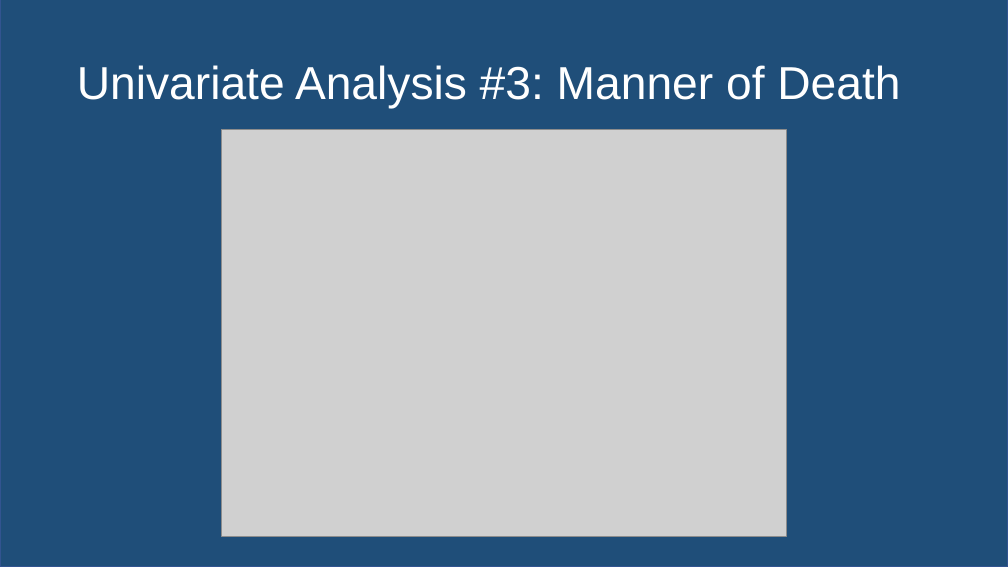
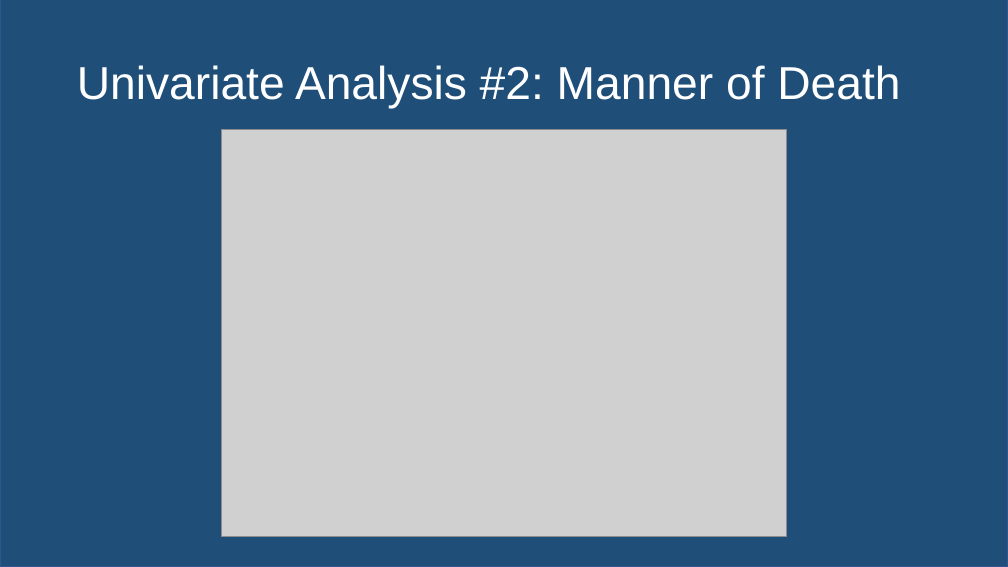
Before and after one commit to awinkhater/Dats6101_Team3, a slide deck: slide 4 of Final Midterm PPT DATS 6101.pptx. Drawn at 1008x567 pixels with LibreOffice and Linux fonts; fonts in the diff are those of the drawing; grey boxes stand for pictures. Boxes give left, top, right and bottom in pixels: in the first picture for what was removed or moved away, otherwise in the second. Text is boxed around its words. In the diff, an @@ line names an element or a change of style, - is before the commit and + after.

```diff
--- a/Final Midterm PPT DATS 6101.pptx
+++ b/Final Midterm PPT DATS 6101.pptx
@@ title at [77, 65, 900, 109]: text changed @@
-Univariate Analysis #3: Manner of Death
+Univariate Analysis #2: Manner of Death
```
Also in this commit, not shown: 3 other slides changed, 4 other files.
